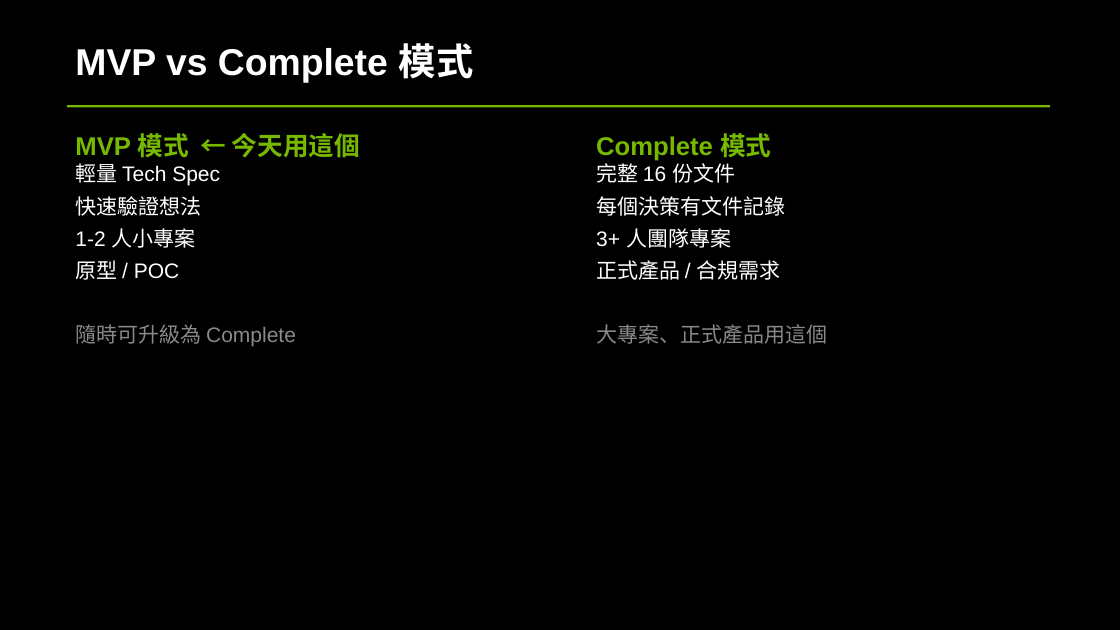
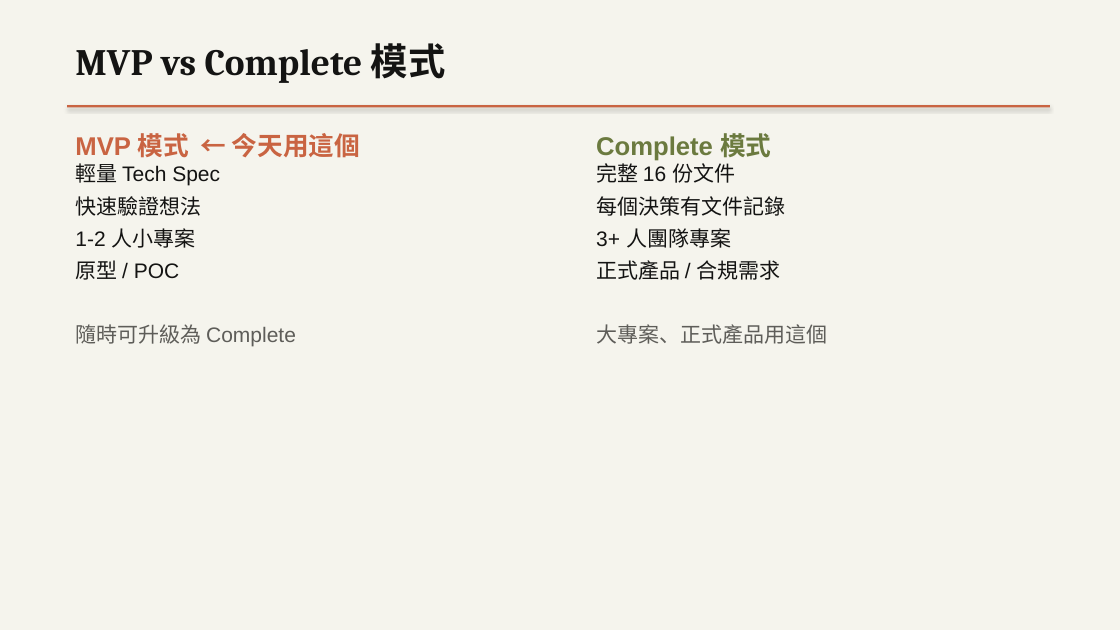
Before and after one commit to bheadwei/claude-GUNDAM-zh-tw, a slide deck: slide 20 of workshop/docs/slides/VibeCoding_Workshop.pptx. Drawn at 1120x630 pixels with LibreOffice and Linux fonts; fonts in the diff are those of the drawing. Boxes give left, top, right and bottom in pixels: in the first picture for what was removed or moved away, otherwise in the second. Text is boxed around its words. In the diff, an @@ line names an element or a change of style, - is before the commit and + after.

Commit message:
style(workshop): PPTX 切換為 Claude (Anthropic) 設計風格
- 背景：True Black → Parchment #f5f4ed（羊皮紙暖調）
- 程式碼框底：Near Black → Ivory #faf9f5
- 程式碼框邊：BG_CODE 同色 → Warm Sand #e8e6dc（清晰邊界）
- 主強調：NVIDIA Green → Terracotta #c96442（赤陶品牌色）
- 主文字：Pure White → Anthropic Near Black #141413（暖夜黑）
- 輔助文字：Gray 300/400/500 → Dark Warm / Olive Gray / Stone Gray（暖中性）
- 警告：Yellow 300 → Coral #d97757（赤陶變體）
- 錯誤：Red 500 → Error Crimson #b53333（暖紅）
- 標題字體：Arial → Georgia（仿 Anthropic Serif 書本感）

來源：.claude/ui/claude/DESIGN.md

```diff
--- a/workshop/docs/slides/VibeCoding_Workshop.pptx
+++ b/workshop/docs/slides/VibeCoding_Workshop.pptx
@@ background #000000 to #F5F4ED @@
@@ text "MVP vs Complete 模式" at [75, 43, 446, 83]: font Arial to Cambria, text colour #FFFFFF to #141413 @@
@@ rectangle at [67, 105, 1050, 108]: fill #76B900 to #C96442 @@
@@ text "MVP 模式 ← 今天用這個" at [75, 133, 360, 347]: text colour #76B900 to #C96442 in "MVP 模式 ← 今天用這個"; text colour #FFFFFF to #141413 in "輕量 Tech Spec", "快速驗證想法", "1-2 人小專案", "原型 / POC"; text colour #898989 to #5E5D59 in "隨時可升級為 Complete" @@
@@ text "Complete 模式" at [596, 133, 827, 344]: text colour #76B900 to #6B7A3F in "Complete 模式"; text colour #FFFFFF to #141413 in "完整 16 份文件", "每個決策有文件記錄", "3+ 人團隊專案", "正式產品 / 合規需求"; text colour #898989 to #5E5D59 in "大專案、正式產品用這個" @@
```
Also in this commit, not shown: 45 other slides changed, 1 other file.
